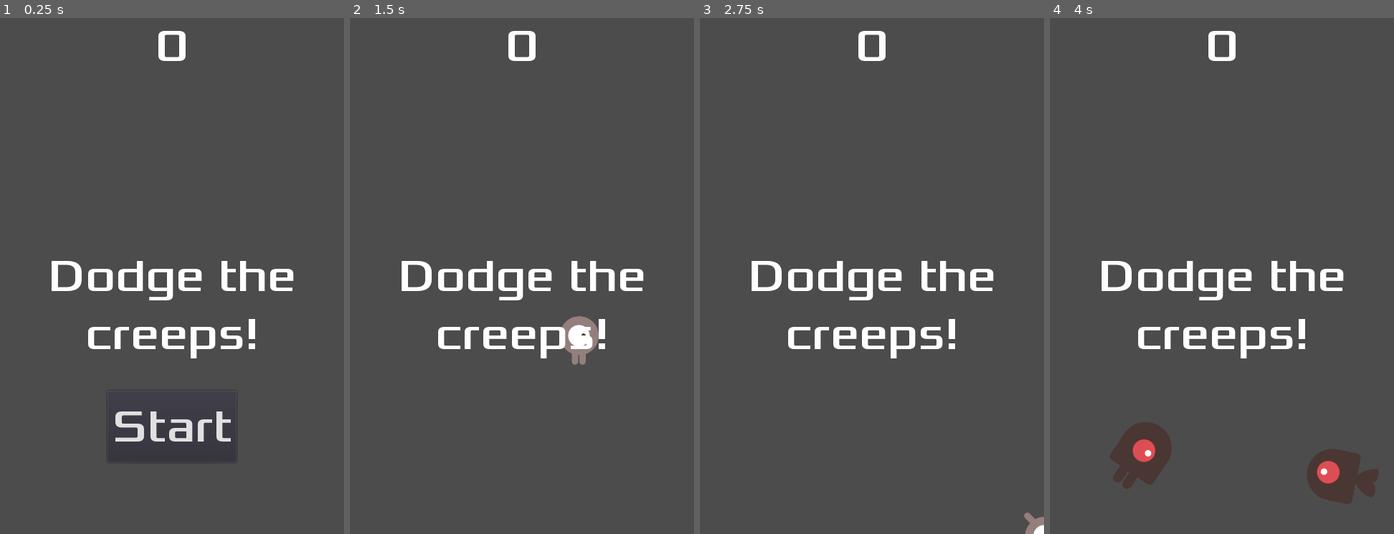
Above: before the commit, frames 1-4 (left to right).
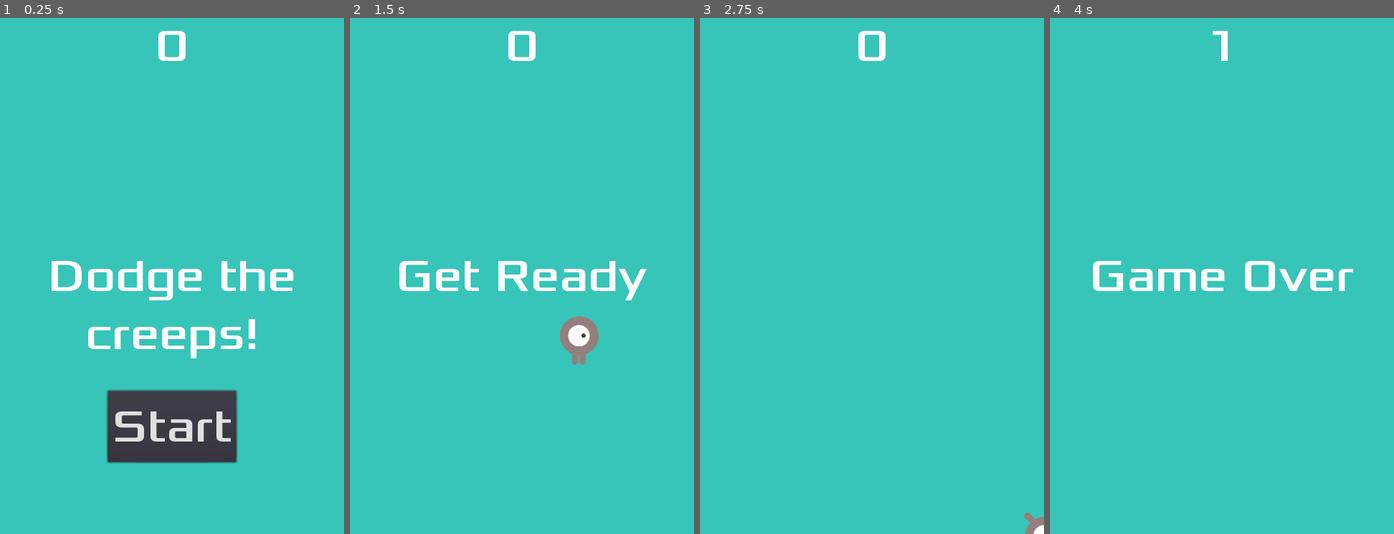
Above: after the commit, the same moments.

Repository: 44351-w21/godot-tutorial-thomastran7
Game: Godot game, scene res://Main.tscn
Two runs of this game, one before a commit and one after it. Both use one fixed random seed, a clock stepped at 60 frames per second and the inputs below.
Inputs:
- Up to frame 1 (0.25 s): no input
- Up to frame 2 (1.5 s): click "Start" at 0.5 s; tap Enter at 1.25 s; hold Right (ui_right) from 1.28 s (still down)
- Up to frame 3 (2.75 s): release Right (ui_right) at 2.03 s; hold Down (ui_down) from 2.03 s (still down)
- Up to frame 4 (4 s): release Down (ui_down) at 2.78 s; hold Right (ui_right) 2.78-3.53 s; hold Up (ui_up) from 3.53 s (still down)

The runs differ from the first frame. In frame 1, 92% of the frame differs, in the area x 0-100%, y 0-100%; in frame 2, 98%; in frame 3, 100%; in frame 4, 99%.

Commit message:
Tutorial assignment completed.

Diff:
--- a/HUD.gd
+++ b/HUD.gd
@@ -21,7 +21,7 @@
 	show_message("Game Over")
 	yield($MessageTimer, "timeout")
 
-	$Message.text= "Dodge the/nCreeps!"
+	$Message.text= "Dodge the Creeps!"
 	$Message.show()
 	#Waits for 1 second
 	#make a one-shot timer and wait for it to finish
--- a/HUD.tscn
+++ b/HUD.tscn
@@ -6,6 +6,12 @@
 [sub_resource type="DynamicFont" id=1]
 size = 64
 font_data = ExtResource( 1 )
+
+[sub_resource type="InputEventAction" id=2]
+action = "ui_select"
+
+[sub_resource type="ShortCut" id=3]
+shortcut = SubResource( 2 )
 
 [node name="HUD" type="CanvasLayer"]
 script = ExtResource( 2 )
@@ -44,6 +50,7 @@
 margin_right = 90.0
 margin_bottom = -100.0
 custom_fonts/font = SubResource( 1 )
+shortcut = SubResource( 3 )
 text = "Start"
 __meta__ = {
 "_edit_use_anchors_": false
--- a/Main.gd
+++ b/Main.gd
@@ -12,6 +12,7 @@
 func _ready():
 	#temp so we can deploy
 	#$Player.start(Vector2())
+	score = 0
 	randomize()
 	#new_game()
 
@@ -24,11 +25,18 @@
 func game_over():
 	$ScoreTimer.stop()
 	$MobTimer.stop()
+	$HUD.show_game_over()
+	get_tree().call_group('mobs', 'queue_free')
+	$Music.stop()
+	$Deathsound.play()
 
 func new_game():
 	score = 0
 	$Player.start($StartPosition.position)
 	$StartTimer.start()
+	$HUD.show_message("Get Ready")
+	$HUD.update_score(score)
+	$Music.play()
 
 
 func _on_StartTimer_timeout():
@@ -38,6 +46,7 @@
 
 func _on_ScoreTimer_timeout():
 	score += 1
+	$HUD.update_score(score)
 
 
 func _on_MobTimer_timeout():
--- a/Main.tscn
+++ b/Main.tscn
@@ -1,9 +1,11 @@
-[gd_scene load_steps=6 format=2]
+[gd_scene load_steps=8 format=2]
 
 [ext_resource path="res://Main.gd" type="Script" id=1]
 [ext_resource path="res://Player.tscn" type="PackedScene" id=2]
 [ext_resource path="res://Mob.tscn" type="PackedScene" id=3]
 [ext_resource path="res://HUD.tscn" type="PackedScene" id=4]
+[ext_resource path="res://dodge_assets/art/House In a Forest Loop.ogg" type="AudioStream" id=5]
+[ext_resource path="res://dodge_assets/art/gameover.wav" type="AudioStream" id=6]
 
 [sub_resource type="Curve2D" id=1]
 _data = {
@@ -13,6 +15,14 @@
 [node name="Main" type="Node"]
 script = ExtResource( 1 )
 Mob = ExtResource( 3 )
+
+[node name="ColorRect" type="ColorRect" parent="."]
+anchor_right = 1.0
+anchor_bottom = 1.0
+color = Color( 0.211765, 0.772549, 0.721569, 1 )
+__meta__ = {
+"_edit_use_anchors_": false
+}
 
 [node name="Player" parent="." instance=ExtResource( 2 )]
 
@@ -34,6 +44,12 @@
 [node name="MobSpawnLocation" type="PathFollow2D" parent="MobPath"]
 
 [node name="HUD" parent="." instance=ExtResource( 4 )]
+
+[node name="Music" type="AudioStreamPlayer" parent="."]
+stream = ExtResource( 5 )
+
+[node name="Deathsound" type="AudioStreamPlayer" parent="."]
+stream = ExtResource( 6 )
 [connection signal="hit" from="Player" to="." method="game_over"]
 [connection signal="timeout" from="MobTimer" to="." method="_on_MobTimer_timeout"]
 [connection signal="timeout" from="ScoreTimer" to="." method="_on_ScoreTimer_timeout"]
--- a/Mob.tscn
+++ b/Mob.tscn
@@ -39,10 +39,14 @@
 "_edit_group_": true
 }
 
-[node name="AnimatedSprite" type="AnimatedSprite" parent="."]
+[node name="AnimatedSprite" type="AnimatedSprite" parent="." groups=[
+"mobs",
+]]
 scale = Vector2( 0.75, 0.75 )
 frames = SubResource( 1 )
 animation = "walk"
+frame = 1
+playing = true
 
 [node name="CollisionShape2D" type="CollisionShape2D" parent="."]
 rotation = 1.5708
Not shown: 1 places in HUD.tscn that only renumber resources
Not shown, changed: docs/index.js
Not shown, changed: docs/index.pck
Not shown, changed: docs/index.wasm
